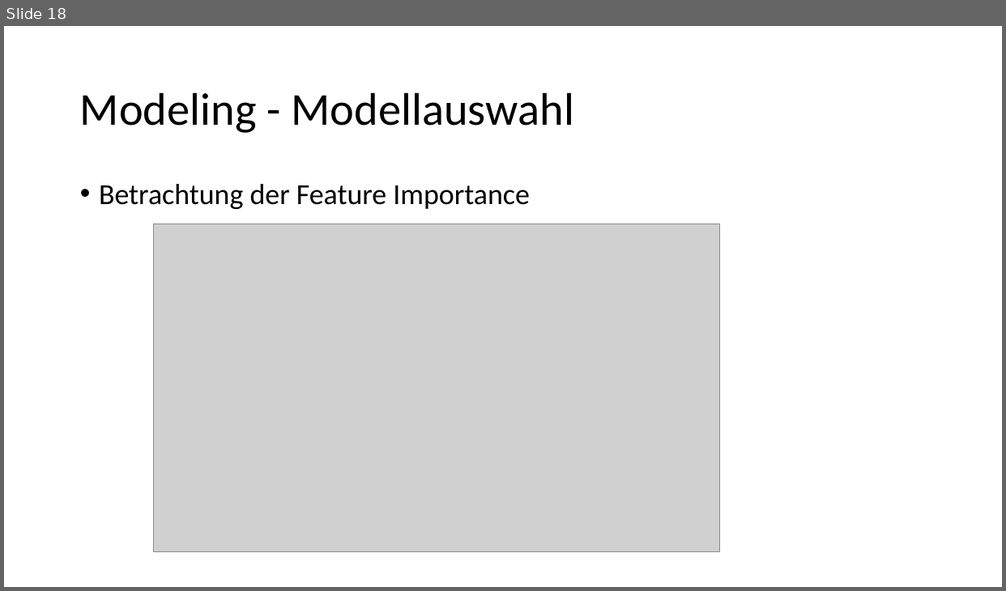
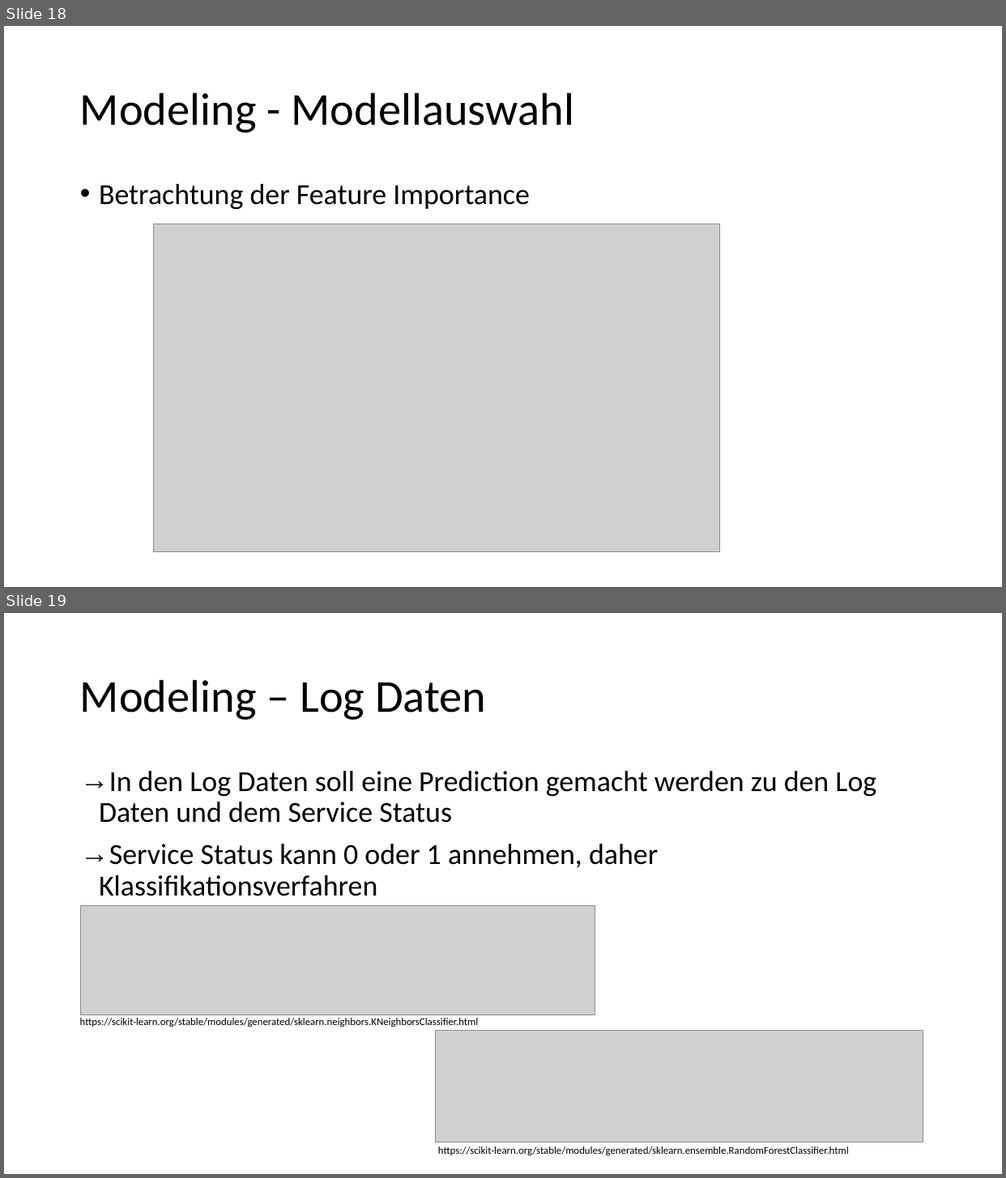
Before and after one commit to Flitschi7/big-data-management, a slide deck: Organisational/Dokumentation HHZ Rocket Project.pptx. Shown one above the other, each under a label of ours: slide 18 before the commit, slides 18 and 19 after it. The pictures are 1006x591 and 1006x1178 pixels, drawn with LibreOffice and Linux fonts; fonts in the diff are those of the drawing; grey boxes stand for pictures. Boxes give left, top, right and bottom in pixels: in the first picture for what was removed or moved away, otherwise in the second. Text is boxed around its words. In the diff, an @@ line names an element or a change of style, - is before the commit and + after.

```diff
--- a/Organisational/Dokumentation HHZ Rocket Project.pptx
+++ b/Organisational/Dokumentation HHZ Rocket Project.pptx
@@ slide 19 added at (4,613,1002,1174), background #FFFFFF @@
@@ title added at (80,679,486,720), 44 pt, text #000000 @@
+Modeling – Log Daten
@@ text added at (99,771,876,897), 28 pt, text #000000 @@
+→ In den Log Daten soll eine Prediction gemacht werden zu den Log Daten und dem Service Status
+→ Service Status kann 0 oder 1 annehmen, daher Klassifikationsverfahren
@@ picture added at (80,906,594,1016) @@
@@ text added at (80,1018,479,1028), 10 pt, text #000000 @@
+https://scikit-learn.org/stable/modules/generated/sklearn.neighbors.KNeighborsClassifier.html
@@ picture added at (435,1031,923,1142) @@
@@ text added at (438,1147,849,1157), 10 pt, text #000000 @@
+https://scikit-learn.org/stable/modules/generated/sklearn.ensemble.RandomForestClassifier.html
```
Also in this commit, not shown: 5 other slides added, 1 other file.
